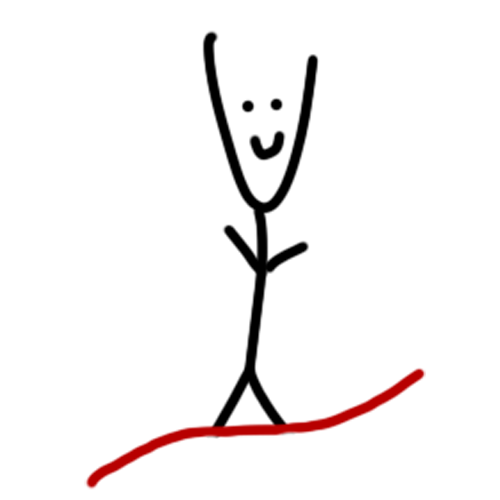
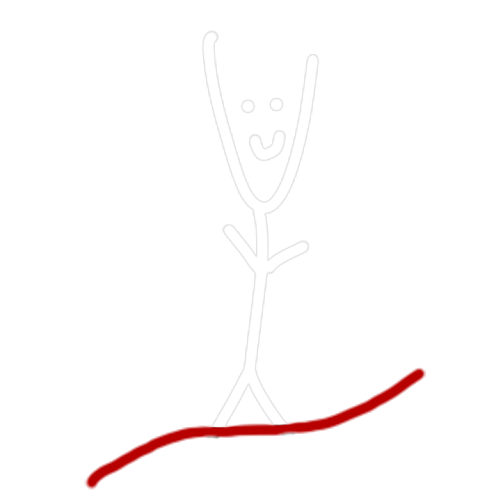
Layers edited between the first and the second 500x500 image:
painted on "Warstwa 1" over [199, 30, 320, 428]
added layer "Warstwa 1 kopia" above "Tło" over [84, 30, 426, 490]
